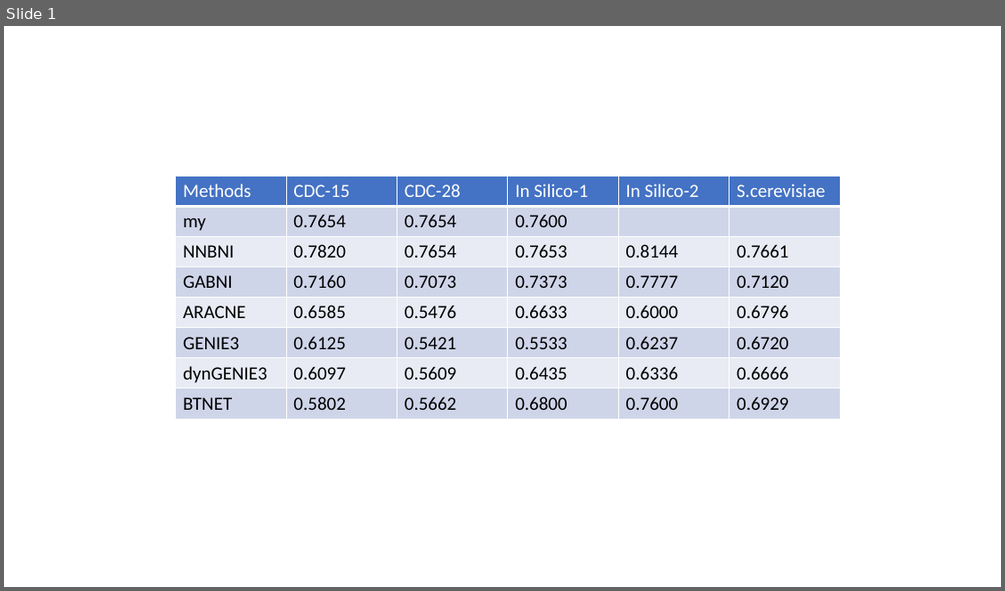
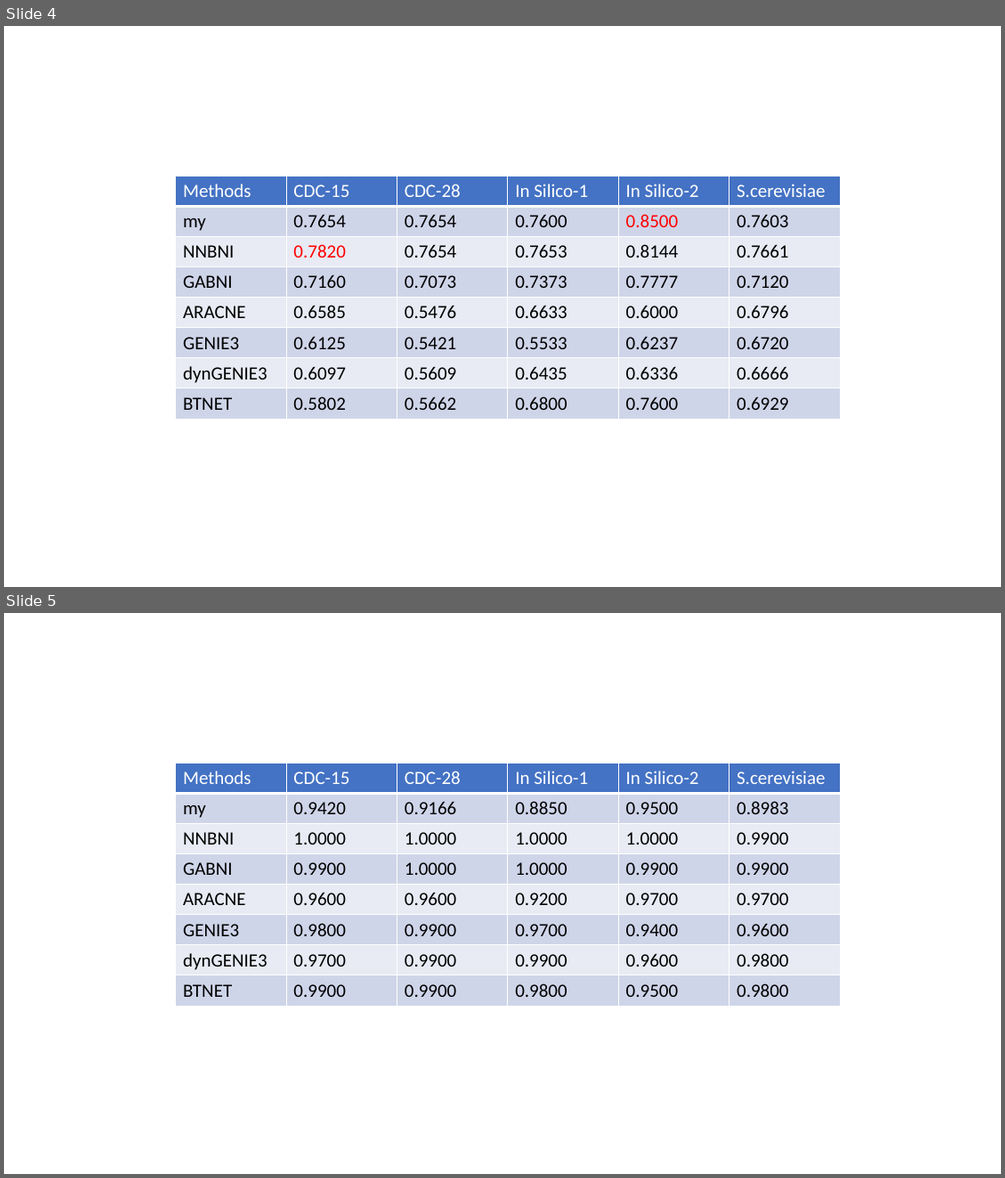
Before and after one commit to oatoul/learn-julia, a slide deck: experiments/CGP.pptx. Shown one above the other, each under a label of ours: slide 1 before the commit, slides 4 and 5 after it. The pictures are 1005x591 and 1005x1178 pixels, drawn with LibreOffice and Linux fonts; fonts in the diff are those of the drawing. Boxes give left, top, right and bottom in pixels: in the first picture for what was removed or moved away, otherwise in the second. Text is boxed around its words. In the diff, an @@ line names an element or a change of style, - is before the commit and + after.

```diff
--- a/experiments/CGP.pptx
+++ b/experiments/CGP.pptx
@@ slide 5 added at (4, 613, 1001, 1174), background #FFFFFF @@
@@ table added at (175, 763, 840, 1005), 8 rows, 6 columns @@
+Methods | CDC-15 | CDC-28 | In Silico-1 | In Silico-2 | S.cerevisiae
+my | 0.9420 | 0.9166 | 0.8850 | 0.9500 | 0.8983
+NNBNI | 1.0000 | 1.0000 | 1.0000 | 1.0000 | 0.9900
+GABNI | 0.9900 | 1.0000 | 1.0000 | 0.9900 | 0.9900
+ARACNE | 0.9600 | 0.9600 | 0.9200 | 0.9700 | 0.9700
+GENIE3 | 0.9800 | 0.9900 | 0.9700 | 0.9400 | 0.9600
+dynGENIE3 | 0.9700 | 0.9900 | 0.9900 | 0.9600 | 0.9800
+BTNET | 0.9900 | 0.9900 | 0.9800 | 0.9500 | 0.9800
@@ what was slide 1 is now slide 4 @@
@@ slide 4 changed as well @@
@@ table at (175, 176, 840, 418) @@
-row 2, column 5: 
+row 2, column 5: 0.8500
-row 2, column 6: 
+row 2, column 6: 0.7603
@@ text colour #000000 to #FF0000 in "0.7820" @@
```
Also in this commit, not shown: 3 other slides added.
